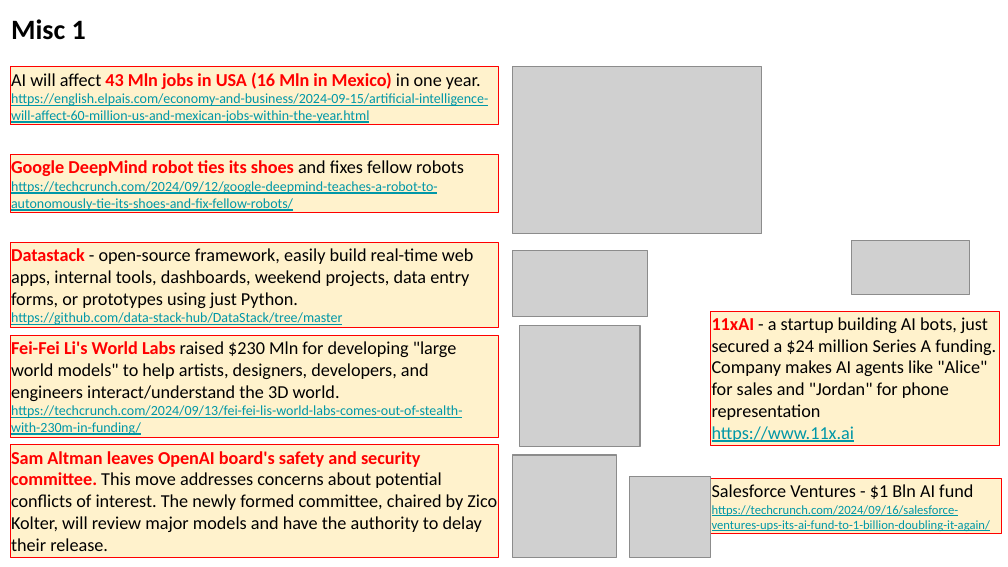
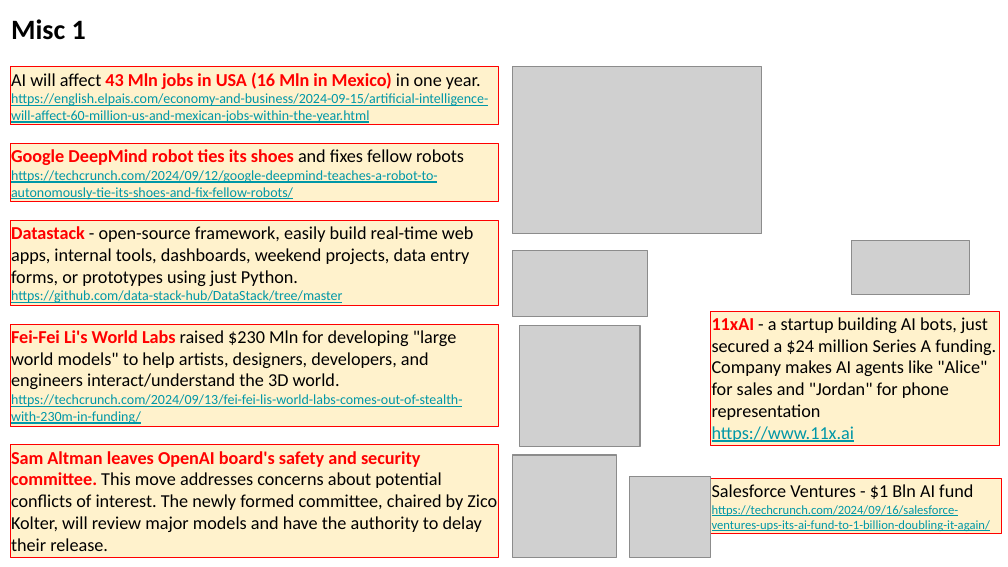
Before and after one commit to lselector/seminar, a slide deck: slide 8 of 2024/2024-09-20-AI-Updates.pptx (slide 6 before the commit). Drawn at 1008x567 pixels with LibreOffice and Linux fonts; fonts in the diff are those of the drawing; grey boxes stand for pictures. Boxes give left, top, right and bottom in pixels: in the first picture for what was removed or moved away, otherwise in the second. Text is boxed around its words. In the diff, an @@ line names an element or a change of style, - is before the commit and + after.

```diff
--- a/2024/2024-09-20-AI-Updates.pptx
+++ b/2024/2024-09-20-AI-Updates.pptx
@@ rectangle "Google DeepMind robot ties its ...": place and size @@
-rectangle "Google DeepMind robot ties its ..." at [10,154,499,213]
+rectangle "Google DeepMind robot ties its ..." at [10,143,499,202]
@@ rectangle "Datastack - open-source framework, easily ...": place and size @@
-rectangle "Datastack - open-source framework, easily ..." at [10,242,499,328]
+rectangle "Datastack - open-source framework, easily ..." at [10,220,499,305]
@@ rectangle "Fei-Fei Li's World Labs raised ...": place and size @@
-rectangle "Fei-Fei Li's World Labs raised ..." at [10,335,499,436]
+rectangle "Fei-Fei Li's World Labs raised ..." at [10,325,499,426]
```
Also in this commit, not shown: 8 other slides changed, 3 slides added.
